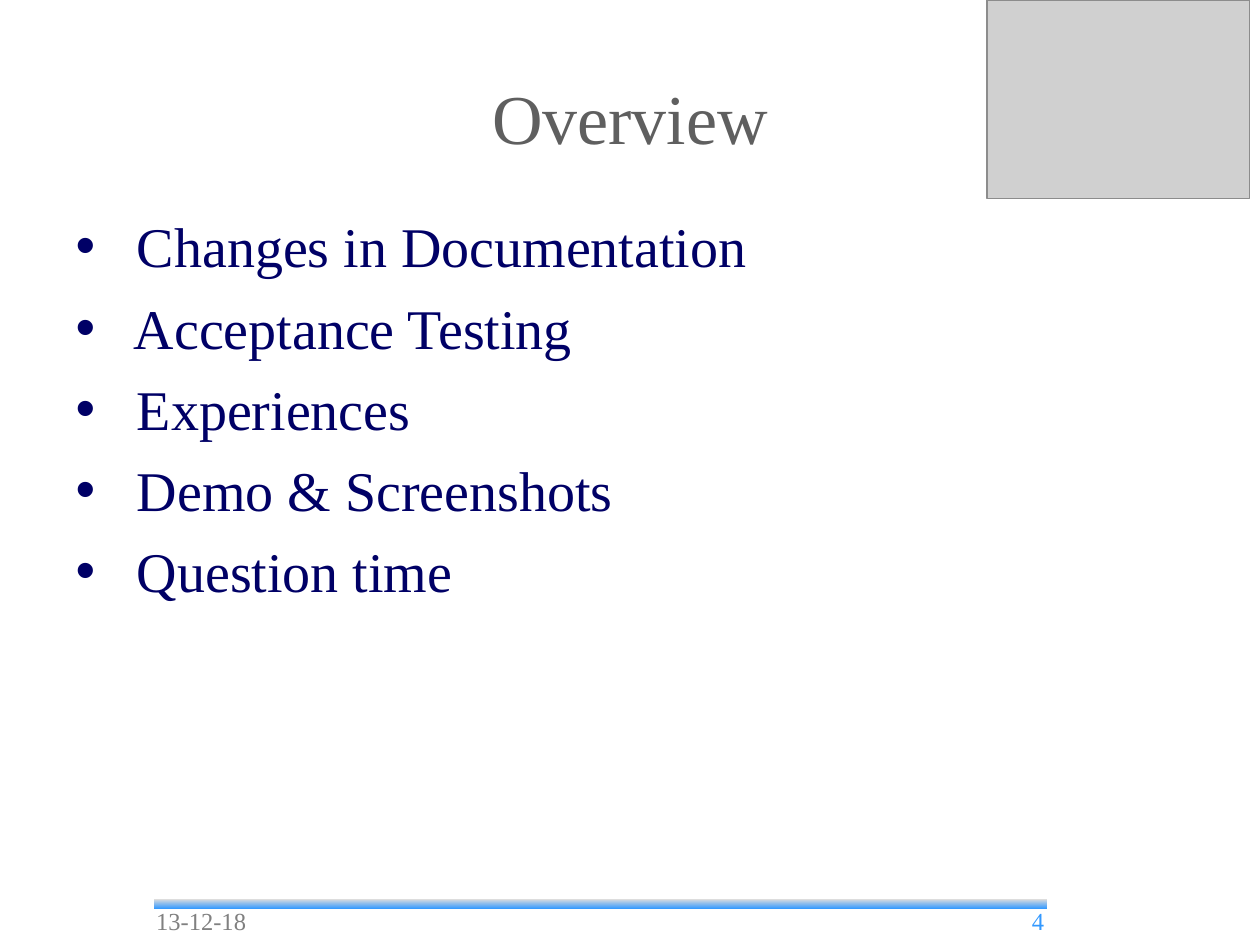
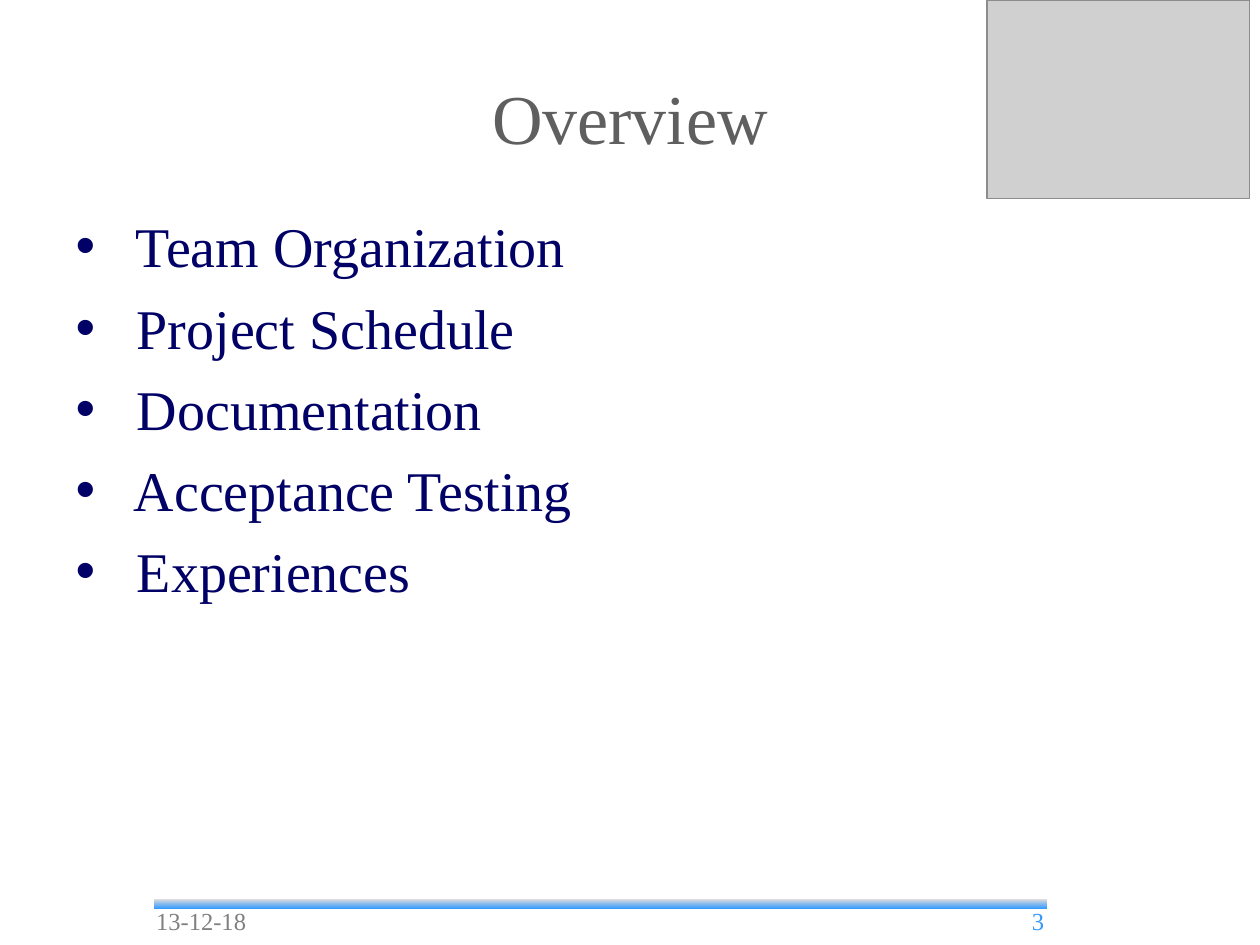
Before and after one commit to andrea-bottoli/DSD, a slide deck: slide 3 of Documentation/Presentations/Beta_Prototype.odp (slide 4 before the commit). Drawn at 1260x945 pixels with LibreOffice and Linux fonts; fonts in the diff are those of the drawing; grey boxes stand for pictures; background and template pictures are left out. Boxes give left, top, right and bottom in pixels: in the first picture for what was removed or moved away, otherwise in the second. Text is boxed around its words. In the diff, an @@ line names an element or a change of style, - is before the commit and + after.

Commit message:
Updated Presentation

```diff
--- a/Documentation/Presentations/Beta_Prototype.odp
+++ b/Documentation/Presentations/Beta_Prototype.odp
@@ text at (136, 230, 564, 431): text changed @@
-• Changes in Documentation
+• Team Organization
+• Project Schedule
+• Documentation
@@ text at (137, 472, 612, 601): paragraphs removed @@
-• Demo & Screenshots
-• Question time
@@ page number at (1032, 914, 1044, 931): text changed @@
-4
+3
```
Also in this commit, not shown: 5 other slides changed, 3 other files.
